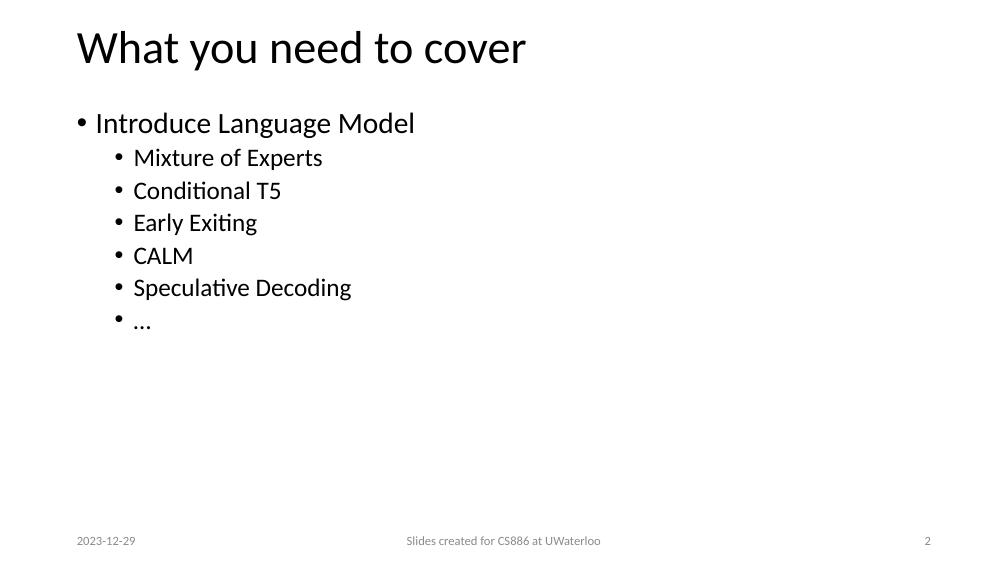
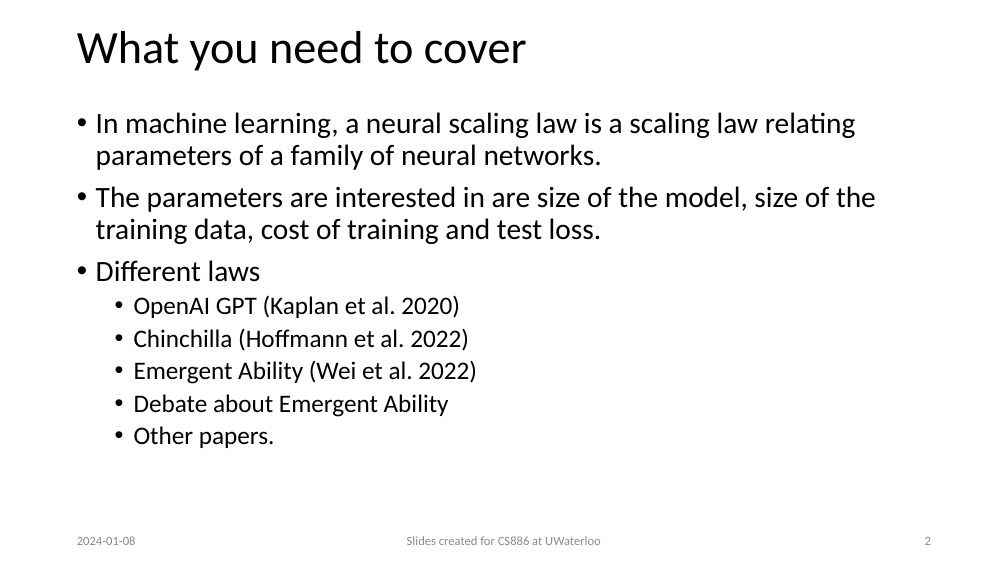
Before and after one commit to wenhuchen/CS886, a slide deck: slide 2 of L10.pptx. Drawn at 1008x567 pixels with LibreOffice and Linux fonts; fonts in the diff are those of the drawing; background and template pictures are left out. Boxes give left, top, right and bottom in pixels: in the first picture for what was removed or moved away, otherwise in the second. Text is boxed around its words. In the diff, an @@ line names an element or a change of style, - is before the commit and + after.

```diff
--- a/L10.pptx
+++ b/L10.pptx
@@ text at (96, 112, 876, 448): text changed; size 24 to 28 pt @@
-• Introduce Language Model
-  • Mixture of Experts
-  • Conditional T5
-  • Early Exiting
-  • CALM
-  • Speculative Decoding
-  • …
+• In machine learning, a neural scaling law is a scaling law relating parameters of a family of neural networks.
+• The parameters are interested in are size of the model, size of the training data, cost of training and test loss.
+• Different laws
+  • OpenAI GPT (Kaplan et al. 2020)
+  • Chinchilla (Hoffmann et al. 2022)
+  • Emergent Ability (Wei et al. 2022)
+  • Debate about Emergent Ability
+  • Other papers.
@@ text at (77, 536, 136, 545): text changed @@
-2023-12-29
+2024-01-08
```
Also in this commit, not shown: 1 other slide changed, 5 other files.
